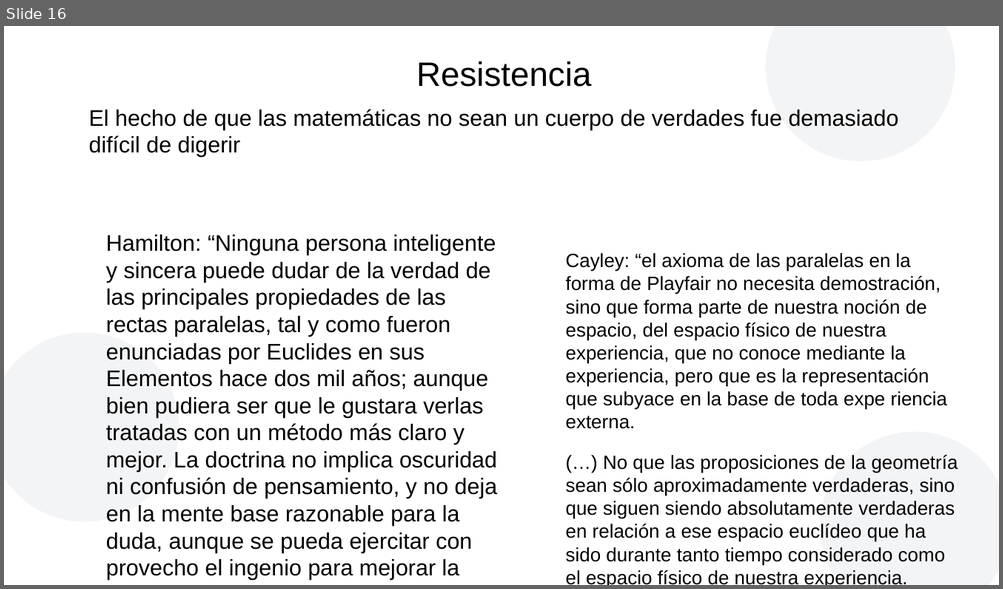
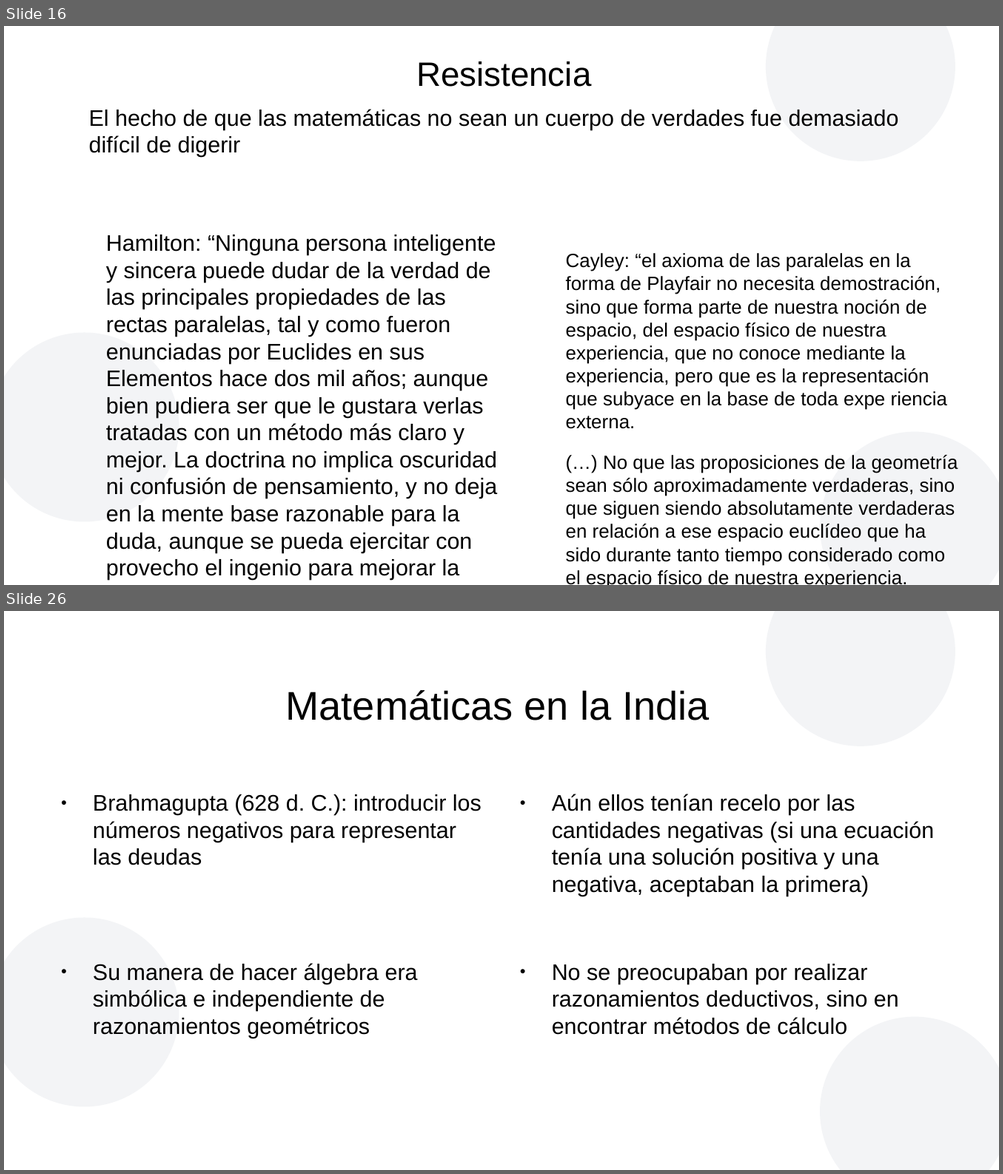
Before and after one commit to AmelieBernes/MonteCarlo_Casella, a slide deck: presentacionKlein.odp. Shown one above the other, each under a label of ours: slide 16 before the commit, slides 16 and 26 after it; the slides between them are not shown. The pictures are 1003x589 and 1003x1174 pixels, drawn with LibreOffice and Linux fonts; fonts in the diff are those of the drawing; background and template pictures are left out. Boxes give left, top, right and bottom in pixels: in the first picture for what was removed or moved away, otherwise in the second. Text is boxed around its words. In the diff, an @@ line names an element or a change of style, - is before the commit and + after.

```diff
--- a/presentacionKlein.odp
+++ b/presentacionKlein.odp
@@ slide 26 added at (x1=4, y1=611, x2=999, y2=1170), background #FFFFFF; not listed: 3 template elements that a slide beside it also shows @@
@@ title added at (x1=286, y1=690, x2=708, y2=721), 32 pt, text #000000 @@
+Matemáticas en la India
@@ text added at (x1=93, y1=795, x2=481, y2=866), 18 pt, text #000000 @@
+● Brahmagupta (628 d. C.): introducir los números negativos para representar las deudas
@@ text added at (x1=552, y1=794, x2=933, y2=897), 18 pt, text #000000 @@
+● Aún ellos tenían recelo por las cantidades negativas (si una ecuación tenía una solución positiva y una negativa, aceptaban la primera)
@@ text added at (x1=93, y1=963, x2=418, y2=1039), 18 pt, text #000000 @@
+● Su manera de hacer álgebra era simbólica e independiente de razonamientos geométricos
@@ text added at (x1=552, y1=964, x2=899, y2=1035), 18 pt, text #000000 @@
+● No se preocupaban por realizar razonamientos deductivos, sino en encontrar métodos de cálculo
```
Also in this commit, not shown: 25 other slides added, 2 other files.
